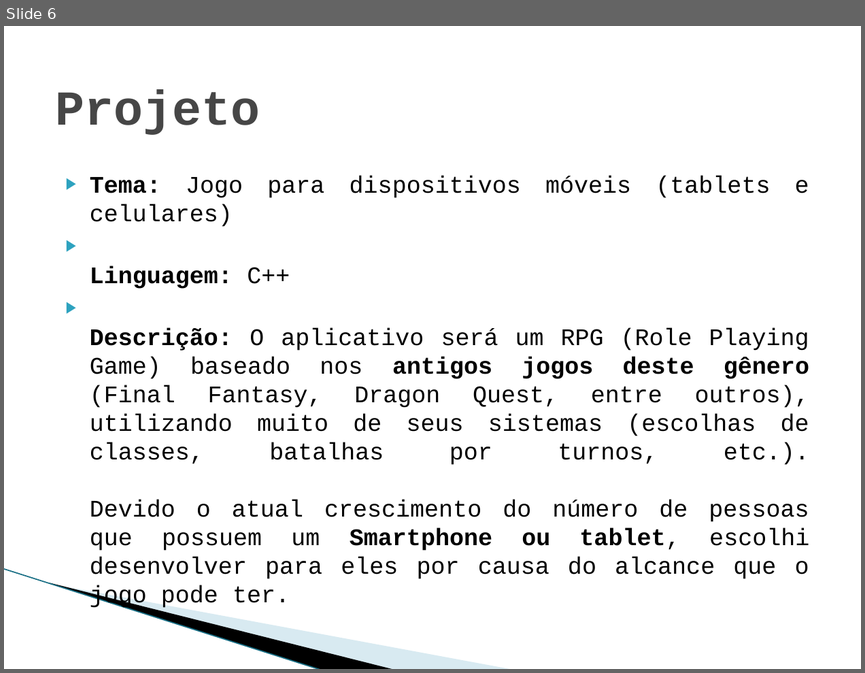
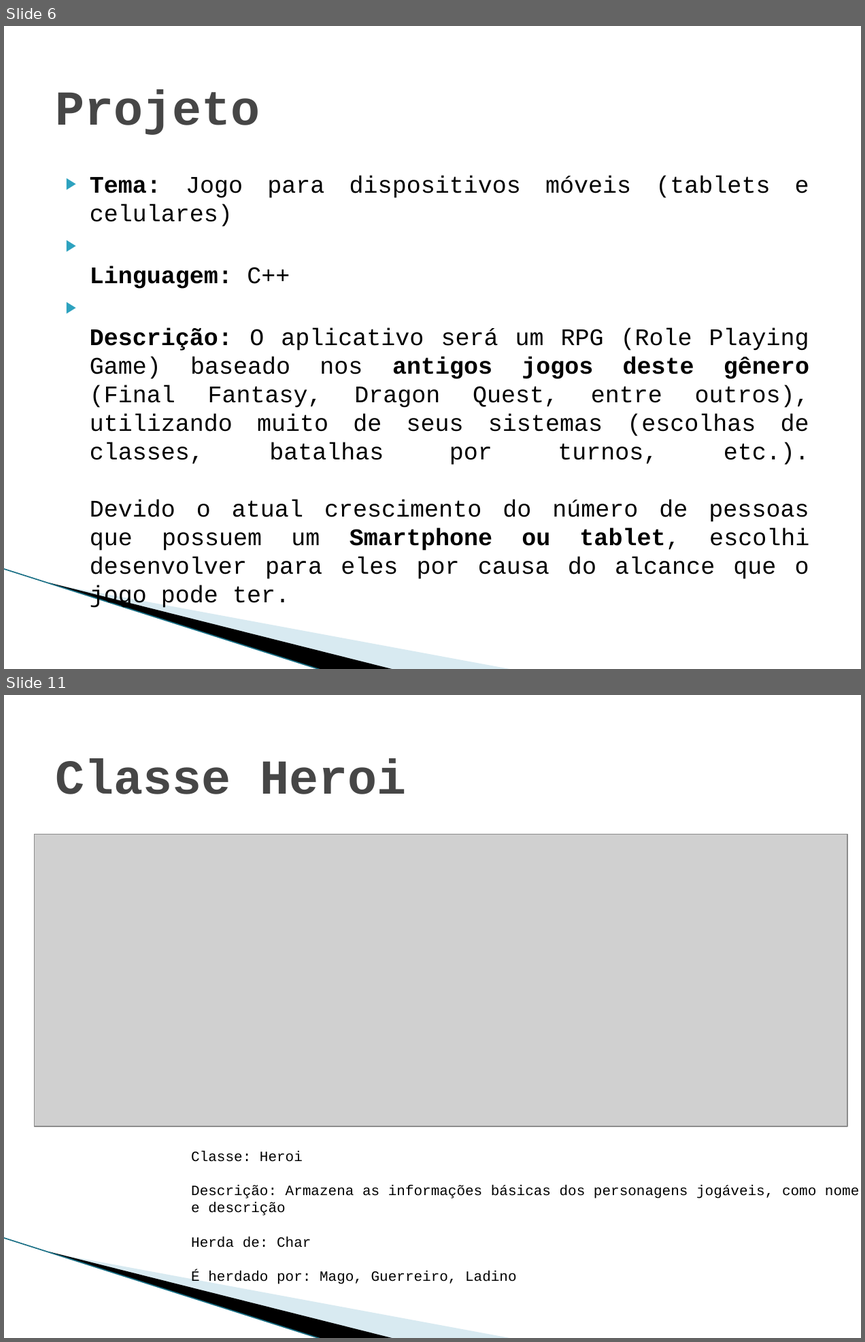
Before and after one commit to Sairaf/RPG, a slide deck: Trabalho final Prog2.pptx. Shown one above the other, each under a label of ours: slide 6 before the commit, slides 6 and 11 after it; the slides between them are not shown. The pictures are 865x673 and 865x1342 pixels, drawn with LibreOffice and Linux fonts; fonts in the diff are those of the drawing; grey boxes stand for pictures; background and template pictures are left out. Boxes give left, top, right and bottom in pixels: in the first picture for what was removed or moved away, otherwise in the second. Text is boxed around its words. In the diff, an @@ line names an element or a change of style, - is before the commit and + after.

```diff
--- a/Trabalho final Prog2.pptx
+++ b/Trabalho final Prog2.pptx
@@ slide 11 added at <box>4,695,861,1338</box>, background picture (left out); not listed: 3 template elements that a slide beside it also shows @@
@@ title added at <box>55,759,407,794</box>, 41 pt, text #464646, bold @@
+Classe Heroi
@@ picture added at <box>34,834,847,1126</box> @@
@@ text added at <box>191,1151,859,1284</box>, 12 pt, text #000000 @@
+Classe: Heroi
+Descrição: Armazena as informações básicas dos personagens jogáveis, como nome e descrição
+Herda de: Char
+É herdado por: Mago, Guerreiro, Ladino
```
Also in this commit, not shown: 2 slides changed, 2 other slides added, 5 other files.
